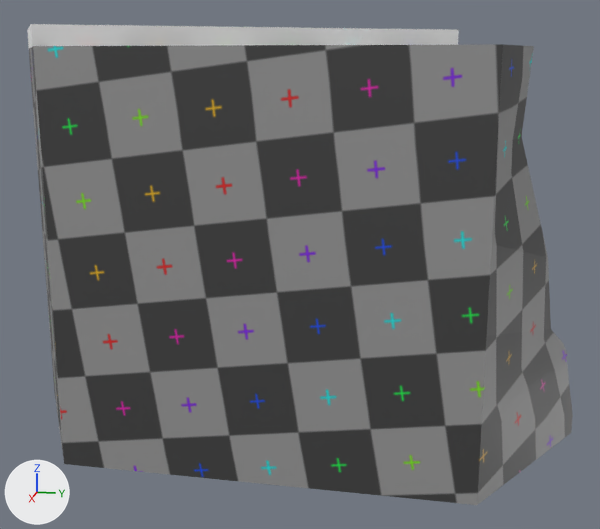
What one commit did to the glTF model book_of_tiles_godot/models/blockouts/module-corner_land_cliff_big_stairs_002.glb.
Rendered twice from a camera (50 mm lens) standing at (1.3, 0.221, 0.485) and looking at (0.227, 0.006, 0.217). Arrows for +X, +Y and +Z are at lower left; the lights stay in place. The picture after the commit comes second.

Before the edit, the objects in view are built like this:
```python
mat_mat_land = principled_material('MAT_LAND')
mat_mat_land.texture = img_untitled
mat_mat_path = principled_material('MAT_PATH')
mat_mat_path.base_color = (1.0, 1.0, 1.0)  # white #ffffff
me_cylinder_003 = bpy.data.meshes.new('Cylinder.003')
me_cylinder_003.from_pydata(...)  # 67 vertices, 121 faces; spans x 0.0..0.433, y -0.375..0.375, z 0.0..0.525
# faces by material slot: [94, 27]
me_cylinder_003.materials.append(mat_mat_land)  # picture img_untitled
me_cylinder_003.materials.append(mat_mat_path)  # white #ffffff
ob_module_corner_land_cliff_big_stairs_002 = bpy.data.objects.new('module-corner_land_cliff_big_stairs_002', me_cylinder_003)
ob_module_corner_land_cliff_big_stairs_002.location = (0.0, 0.0, 0.0)
```
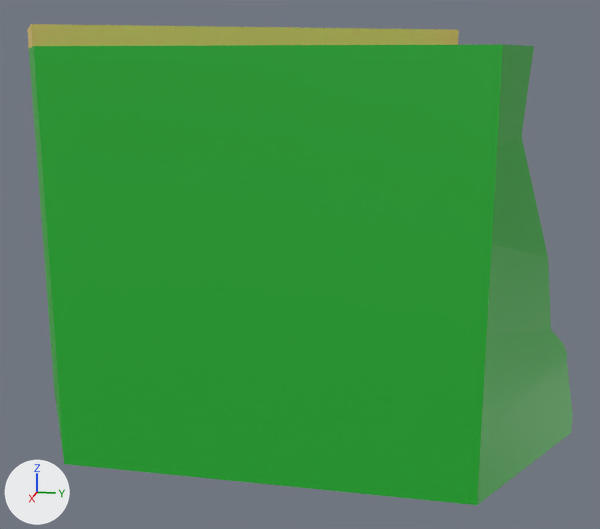
Changed parts and their boxes (x1, y1, x2, y2) in the pictures (600 x 529 px):
'module-corner_land_cliff_big_stairs_002', surface changed, recoloured (grey to green)
    both: (27, 24, 573, 505)

Diff of the bpy script that builds the scene:
```diff
--- a/book_of_tiles_godot/models/blockouts/module-corner_land_cliff_big_stairs_002.glb.py
+++ b/book_of_tiles_godot/models/blockouts/module-corner_land_cliff_big_stairs_002.glb.py
@@ mat_mat_land @@
 mat_mat_land = principled_material('MAT_LAND')
-mat_mat_land.texture = img_untitled
+mat_mat_land.base_color = (0.0181, 0.461, 0.033)  # green #25b533
@@ mat_mat_path @@
 mat_mat_path = principled_material('MAT_PATH')
-mat_mat_path.base_color = (1.0, 1.0, 1.0)  # white #ffffff
+mat_mat_path.base_color = (0.8, 0.601, 0.166)  # yellow #e7cc71
```
